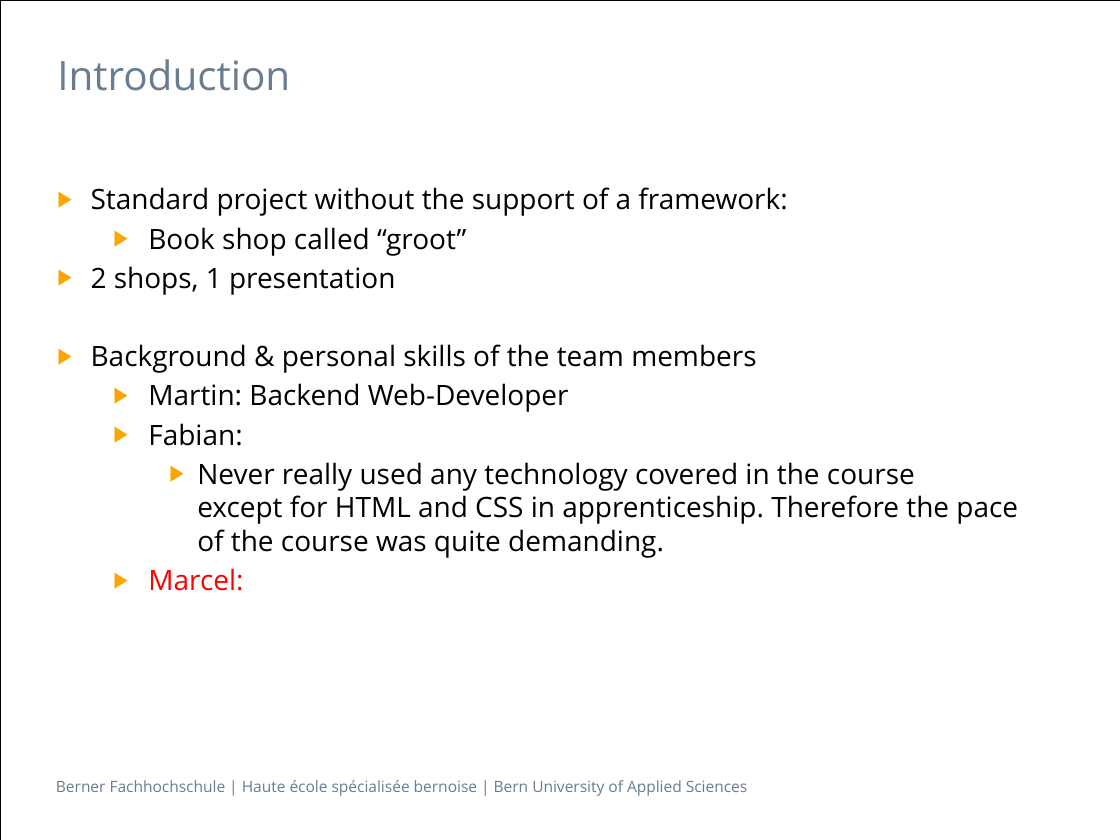
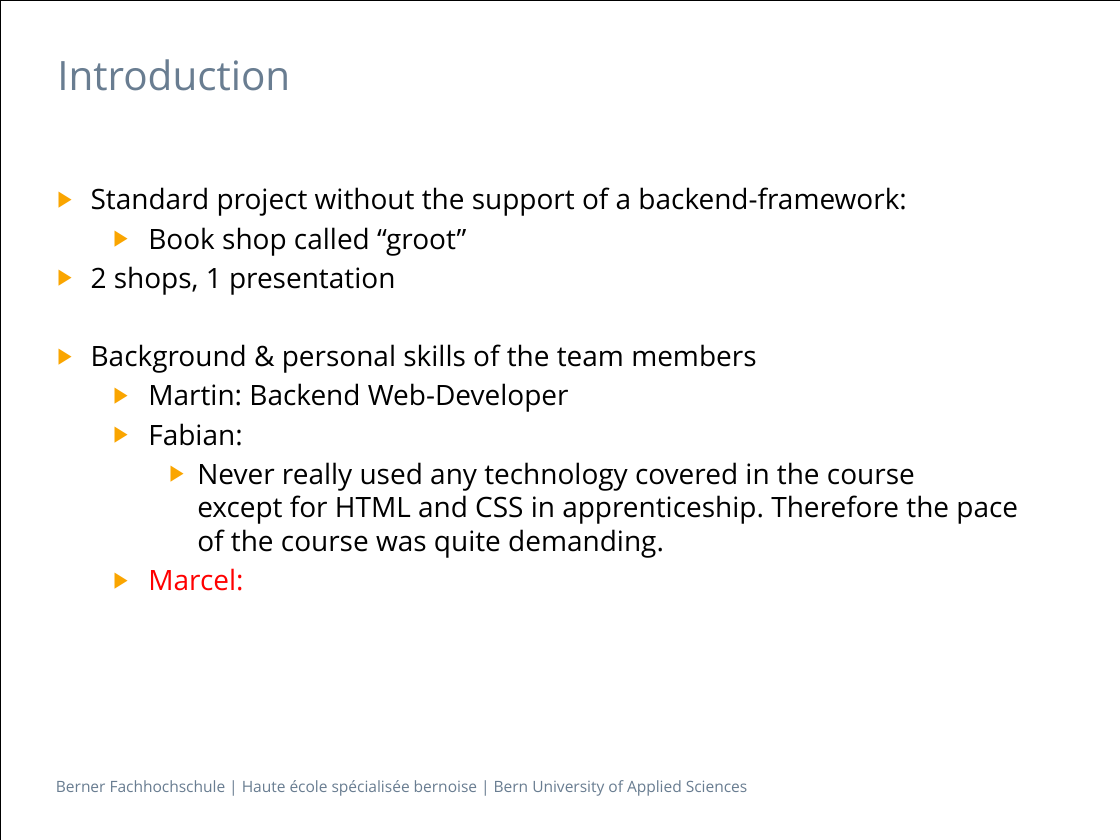
Before and after one commit to Makae/ch.bfh.bti7054.w2014.q.groot, a slide deck: slide 3 of trunk/doc/Presentation.pptx. Drawn at 1120x840 pixels with LibreOffice and Linux fonts; fonts in the diff are those of the drawing. Boxes give left, top, right and bottom in pixels: in the first picture for what was removed or moved away, otherwise in the second. Text is boxed around its words. In the diff, an @@ line names an element or a change of style, - is before the commit and + after.

```diff
--- a/trunk/doc/Presentation.pptx
+++ b/trunk/doc/Presentation.pptx
@@ text at <box>91,187,906,216</box>: text changed @@
-▶ Standard project without the support of a framework:
+▶ Standard project without the support of a backend-framework:
```
Also in this commit, not shown: 1 other slide changed.
